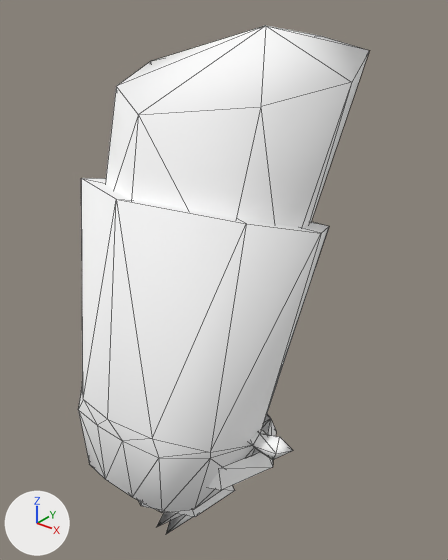
An edit to the glTF model public/3d/npc/model__npc__model__npc.ofs_129/npc1129.gltf, drawn before and after from the same camera.
Both versions are drawn from a 50 mm camera at (1.47, -1.55, 2.33) aimed at (0.0, 0.29, 1.19). The lights are fixed; the arrows at lower left show +X, +Y and +Z. The older version comes first. Mesh edges are drawn as thin lines.

Before the edit, the objects in view are built like this:
```python
mat_c00_face_00 = principled_material('c00_face_00')
mat_c00_face_00.base_color = (1.0, 1.0, 1.0)  # white #ffffff
mat_c00_face_00.roughness = 1.0
mat_c01_cloth_u = principled_material('c01_cloth_u')
mat_c01_cloth_u.base_color = (1.0, 1.0, 1.0)  # white #ffffff
mat_c01_cloth_u.roughness = 1.0
mat_c02_cloth_d = principled_material('c02_cloth_d')
mat_c02_cloth_d.base_color = (1.0, 1.0, 1.0)  # white #ffffff
mat_c02_cloth_d.roughness = 1.0
mat_c10_shoes = principled_material('c10_shoes')
mat_c10_shoes.base_color = (1.0, 1.0, 1.0)  # white #ffffff
mat_c10_shoes.roughness = 1.0
mat_c11_head = principled_material('c11_head')
mat_c11_head.base_color = (1.0, 1.0, 1.0)  # white #ffffff
mat_c11_head.roughness = 1.0
mat_c12_rouge = principled_material('c12_rouge')
mat_c12_rouge.base_color = (1.0, 1.0, 1.0)  # white #ffffff
mat_c12_rouge.roughness = 1.0
mat_c13_arm = principled_material('c13_arm')
mat_c13_arm.base_color = (1.0, 1.0, 1.0)  # white #ffffff
mat_c13_arm.roughness = 1.0
me_npc1129 = bpy.data.meshes.new('npc1129')
me_npc1129.from_pydata(...)  # 160 vertices, 264 faces; spans x -0.51..0.56, y -0.4..0.95, z 0.1..2.17
# faces by material slot: [50, 26, 64, 42, 46, 24, 12]
me_npc1129.materials.append(mat_c13_arm)  # white #ffffff
me_npc1129.materials.append(mat_c11_head)  # white #ffffff
me_npc1129.materials.append(mat_c00_face_00)  # white #ffffff
me_npc1129.materials.append(mat_c10_shoes)  # white #ffffff
me_npc1129.materials.append(mat_c01_cloth_u)  # white #ffffff
me_npc1129.materials.append(mat_c12_rouge)  # white #ffffff
me_npc1129.materials.append(mat_c02_cloth_d)  # white #ffffff
ob_npc1129 = bpy.data.objects.new('npc1129', me_npc1129)
ob_npc1129.location = (0.0, 0.0, 0.0)
```
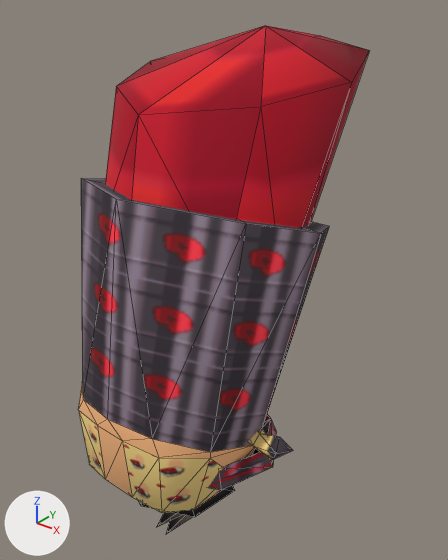
What differs and where, as boxes [x1, y1, x2, y2] in the pictures (448 x 560 px):
'npc1129', surface changed (darker): [78, 26, 369, 534] in both

The edits, one by one:
Picture 'c02_cloth_d' (img_c02_cloth_d) is new.
Picture 'c12_rouge' (img_c12_rouge) is new.
Picture 'c01_cloth_u' (img_c01_cloth_u) is new.
Picture 'c10_shoes' (img_c10_shoes) is new.
Picture 'c00_face.00' (img_c00_face_00) is new.
Picture 'c11_head' (img_c11_head) is new.
Picture 'c13_arm' (img_c13_arm) is new.
In material 'c13_arm' (mat_c13_arm), base_color is no longer (1.0, 1.0, 1.0), white #ffffff.
In material 'c13_arm' (mat_c13_arm), texture is now set to img_c13_arm.
In material 'c11_head' (mat_c11_head), base_color is no longer (1.0, 1.0, 1.0), white #ffffff.
In material 'c11_head' (mat_c11_head), texture is now set to img_c11_head.
In material 'c00_face_00' (mat_c00_face_00), base_color is no longer (1.0, 1.0, 1.0), white #ffffff.
In material 'c00_face_00' (mat_c00_face_00), texture is now set to img_c00_face_00.
In material 'c10_shoes' (mat_c10_shoes), base_color is no longer (1.0, 1.0, 1.0), white #ffffff.
In material 'c10_shoes' (mat_c10_shoes), texture is now set to img_c10_shoes.
In material 'c01_cloth_u' (mat_c01_cloth_u), base_color is no longer (1.0, 1.0, 1.0), white #ffffff.
In material 'c01_cloth_u' (mat_c01_cloth_u), texture is now set to img_c01_cloth_u.
In material 'c12_rouge' (mat_c12_rouge), base_color is no longer (1.0, 1.0, 1.0), white #ffffff.
In material 'c12_rouge' (mat_c12_rouge), texture is now set to img_c12_rouge.
In material 'c02_cloth_d' (mat_c02_cloth_d), base_color is no longer (1.0, 1.0, 1.0), white #ffffff.
In material 'c02_cloth_d' (mat_c02_cloth_d), texture is now set to img_c02_cloth_d.
